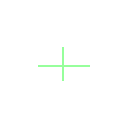
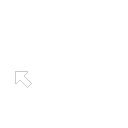
Before/after of a 128px x 128px layered artwork. What changed in the layer stack:
painted on "Layer 1" over [15, 47, 90, 88]
